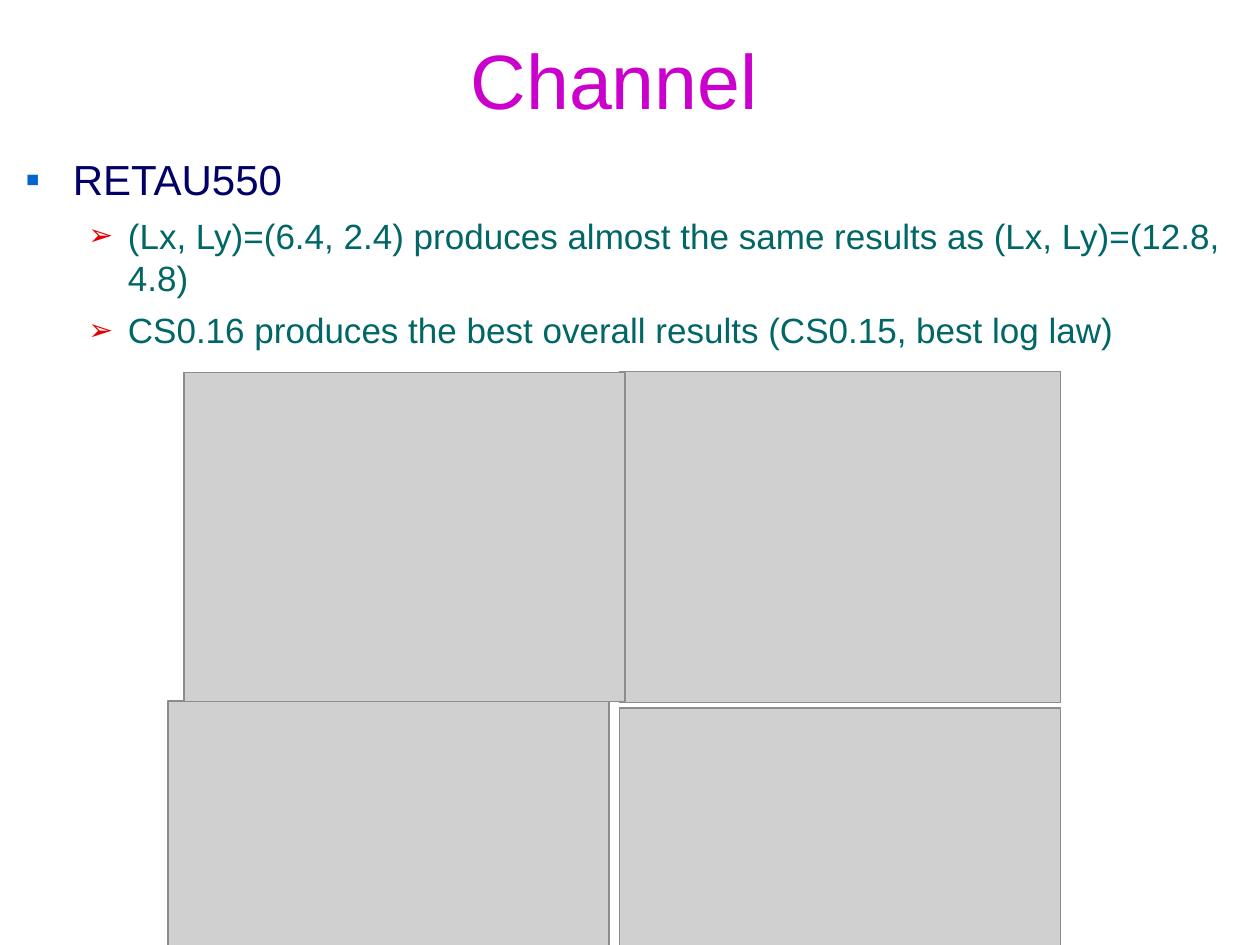
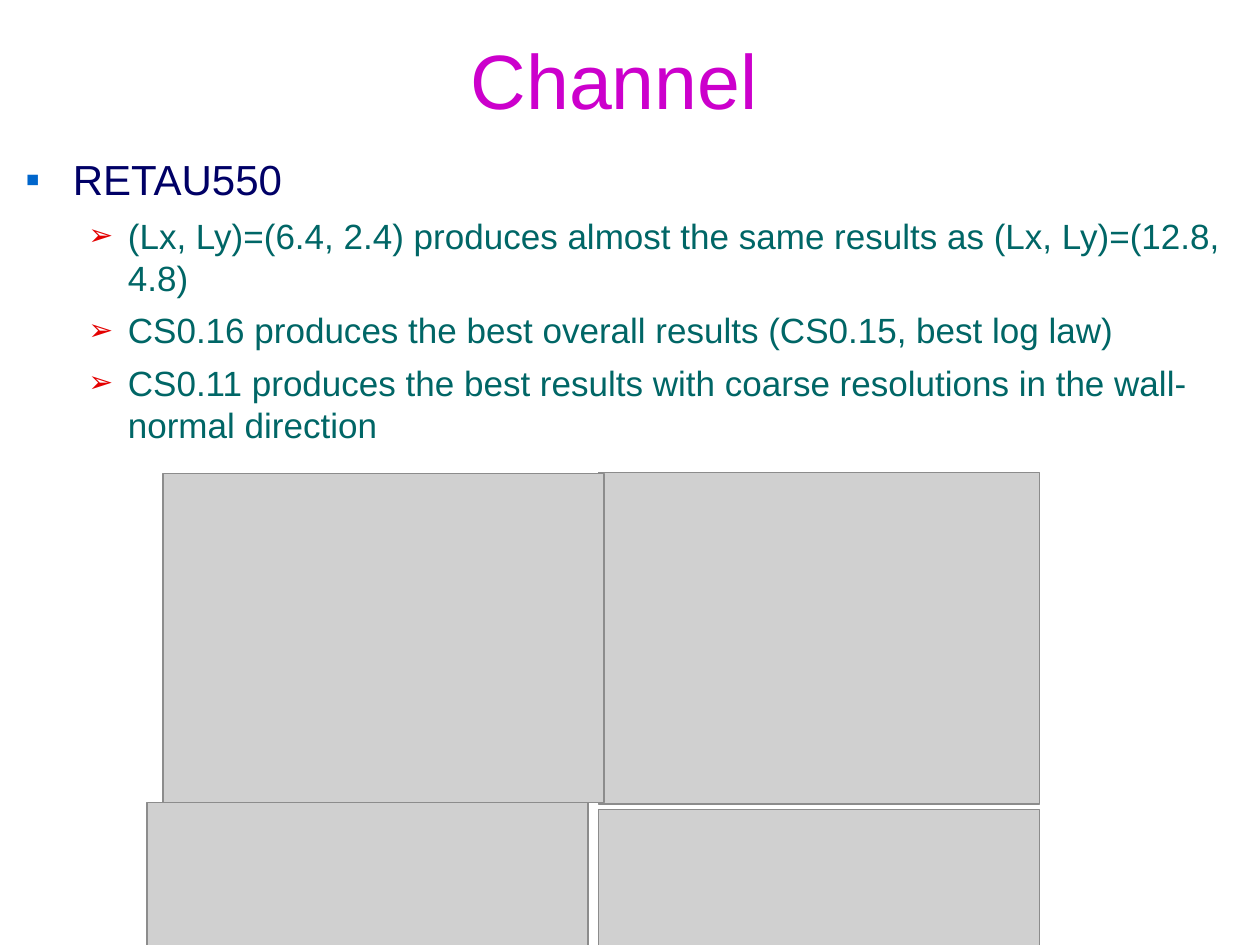
Before and after one commit to federicoVerolini/CaLES, a slide deck: slide 9 of docs/vv.pptx. Drawn at 1260x945 pixels with LibreOffice and Linux fonts; fonts in the diff are those of the drawing; grey boxes stand for pictures; background and template pictures are left out. Boxes give left, top, right and bottom in pixels: in the first picture for what was removed or moved away, otherwise in the second. Text is boxed around its words. In the diff, an @@ line names an element or a change of style, - is before the commit and + after.

```diff
--- a/docs/vv.pptx
+++ b/docs/vv.pptx
@@ text at (x1=128, y1=370, x2=1186, y2=439): paragraph added @@
+  ➢ CS0.11 produces the best results with coarse resolutions in the wall-normal direction
@@ 4 pictures moved together from (x1=168, y1=372, x2=1061, y2=945) to (x1=147, y1=472, x2=1040, y2=945) @@
```
Also in this commit, not shown: 2 other slides changed, 1 slide added, 11 other files.
